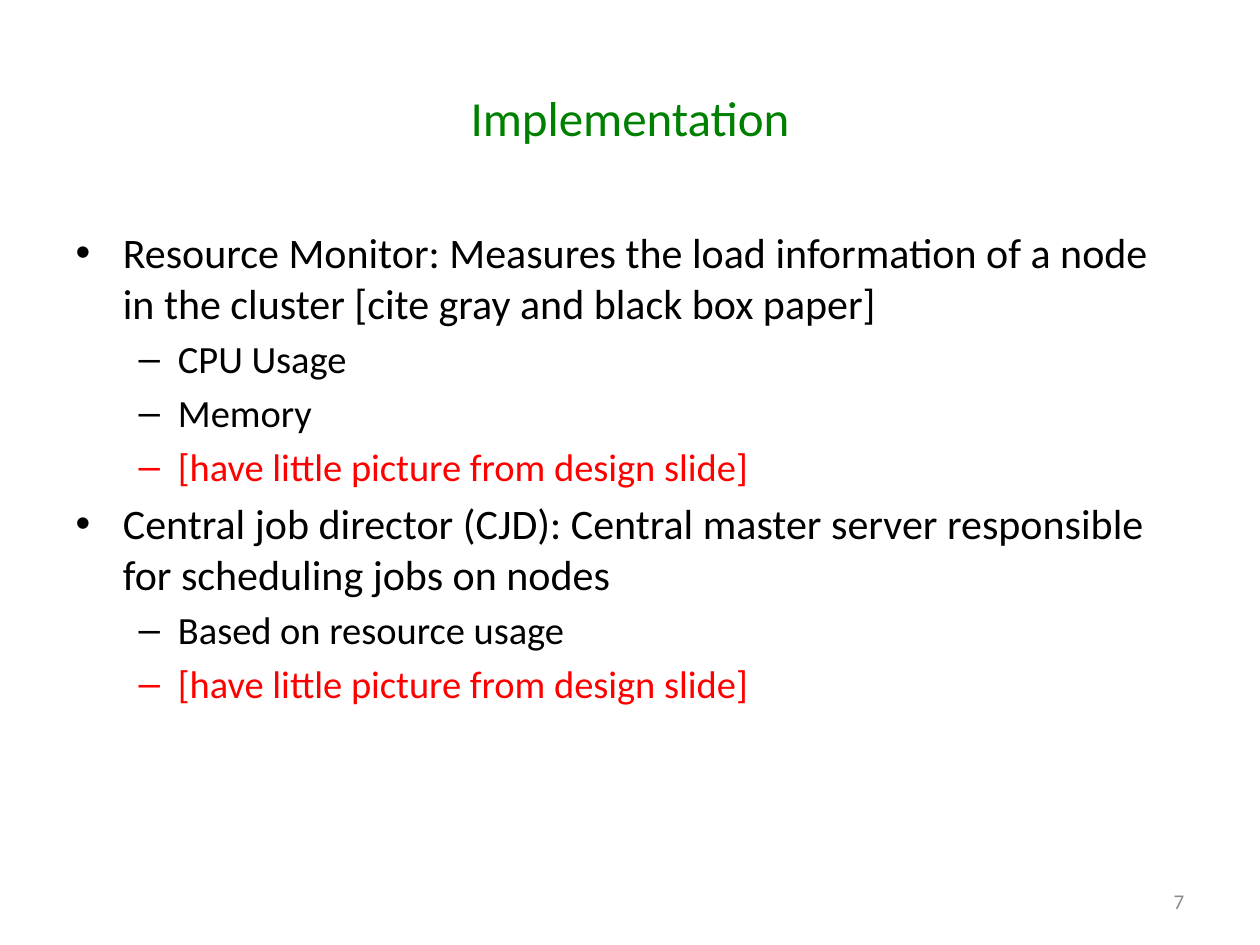
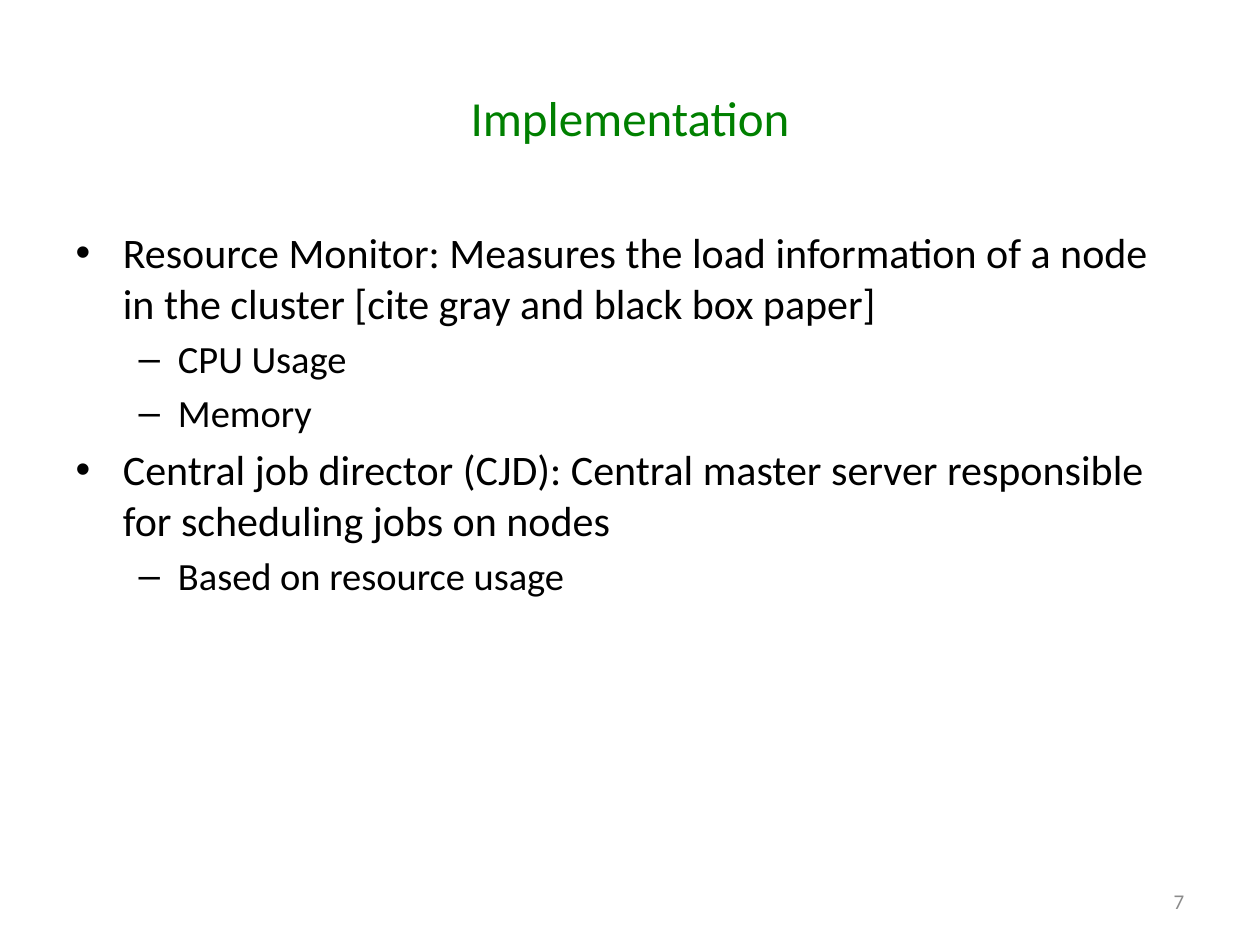
Before and after one commit to godares79/CS848-Project, a slide deck: slide 7 of PresentationSlides/Presentation.pptx. Drawn at 1260x945 pixels with LibreOffice and Linux fonts; fonts in the diff are those of the drawing. Boxes give left, top, right and bottom in pixels: in the first picture for what was removed or moved away, otherwise in the second. Text is boxed around its words. In the diff, an @@ line names an element or a change of style, - is before the commit and + after.

Commit message:
slides

```diff
--- a/PresentationSlides/Presentation.pptx
+++ b/PresentationSlides/Presentation.pptx
@@ text at <box>178,453,748,488</box>: paragraph removed @@
-  – [have little picture from design slide]
@@ text at <box>178,670,748,705</box>: paragraph removed @@
-  – [have little picture from design slide]
```
